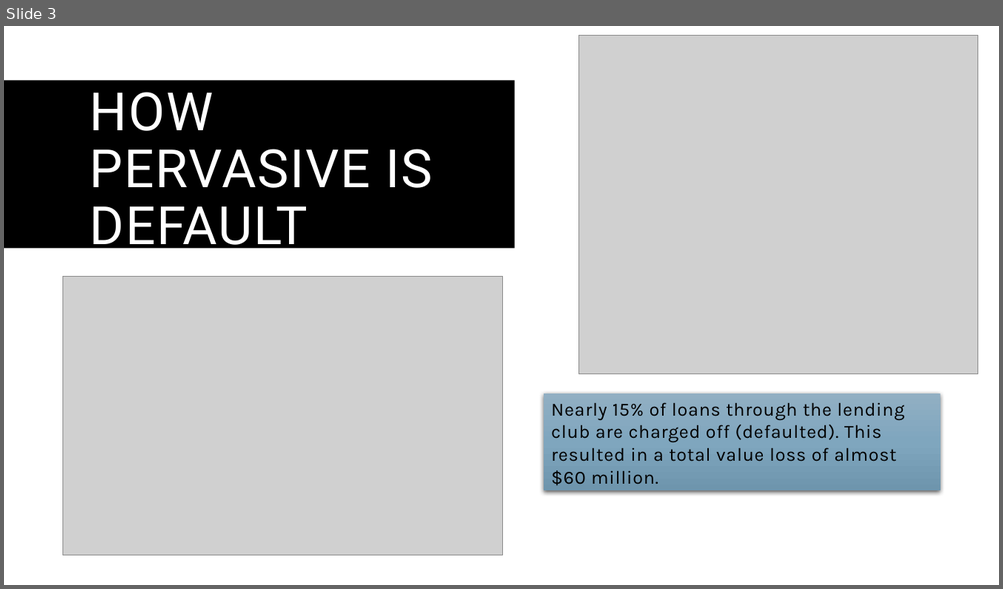
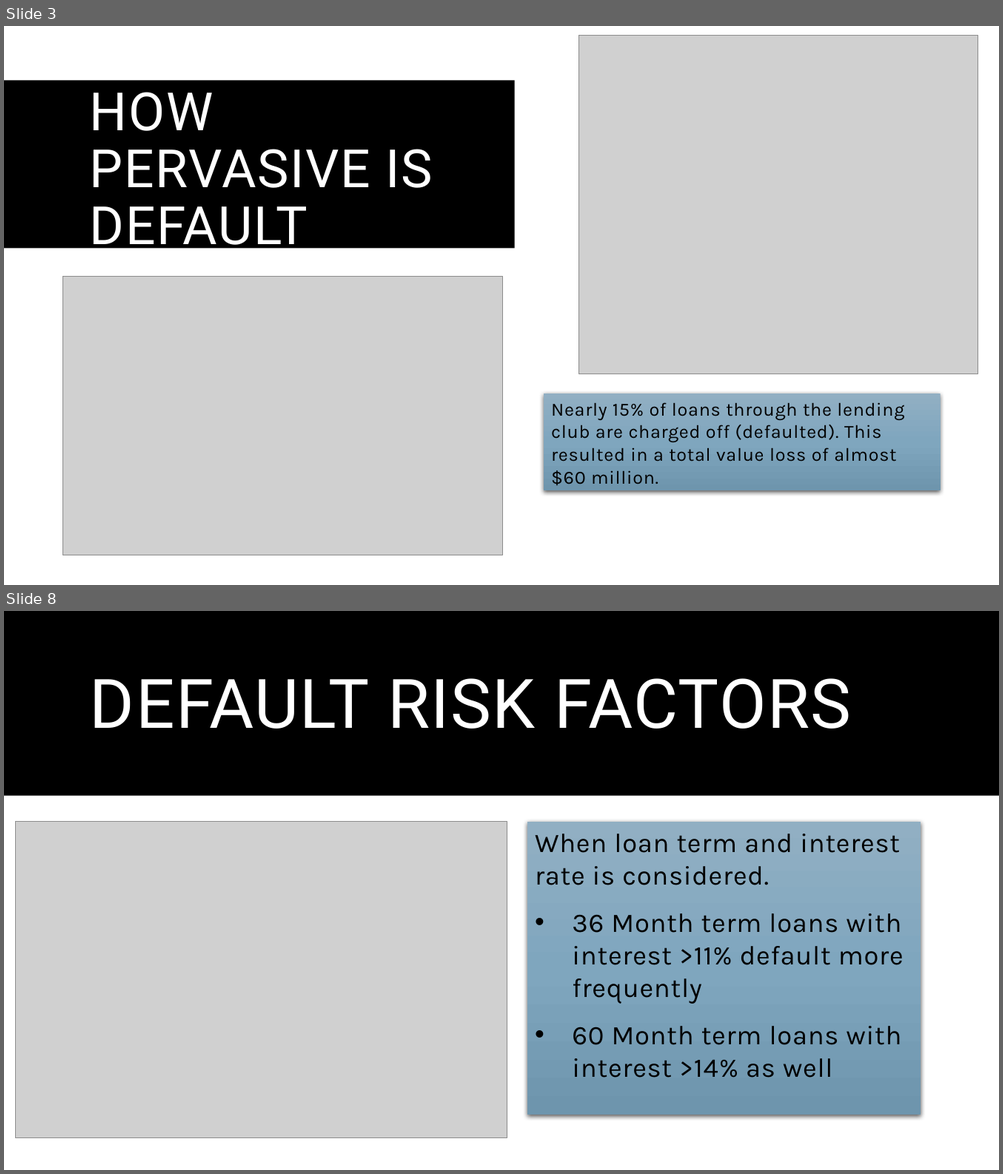
Before and after one commit to mickyals/lending_club_EDA, a slide deck: Lending Club Case Study.pptx. Shown one above the other, each under a label of ours: slide 3 before the commit, slides 3 and 8 after it; the slides between them are not shown. The pictures are 1003x589 and 1003x1174 pixels, drawn with LibreOffice and Linux fonts; fonts in the diff are those of the drawing; grey boxes stand for pictures. Boxes give left, top, right and bottom in pixels: in the first picture for what was removed or moved away, otherwise in the second. Text is boxed around its words. In the diff, an @@ line names an element or a change of style, - is before the commit and + after.

```diff
--- a/Lending Club Case Study.pptx
+++ b/Lending Club Case Study.pptx
@@ slide 8 added at [4, 611, 999, 1170], background #FFFFFF; not listed: 1 template element that a slide beside it also shows @@
@@ title added at [90, 678, 851, 729], 66 pt, text #FFFFFF @@
+DEFAULT RISK FACTORS
@@ picture added at [16, 822, 507, 1139] @@
@@ text added at [527, 822, 920, 1116], fill gradient #92B0C4 to #80A7BF to #6F95AD, 26 pt, text #000000 @@
+When loan term and interest rate is considered.
+• 36 Month term loans with interest >11% default more frequently
+• 60 Month term loans with interest >14% as well
```
Also in this commit, not shown: 4 slides changed, 9 other slides added, 1 other file.
